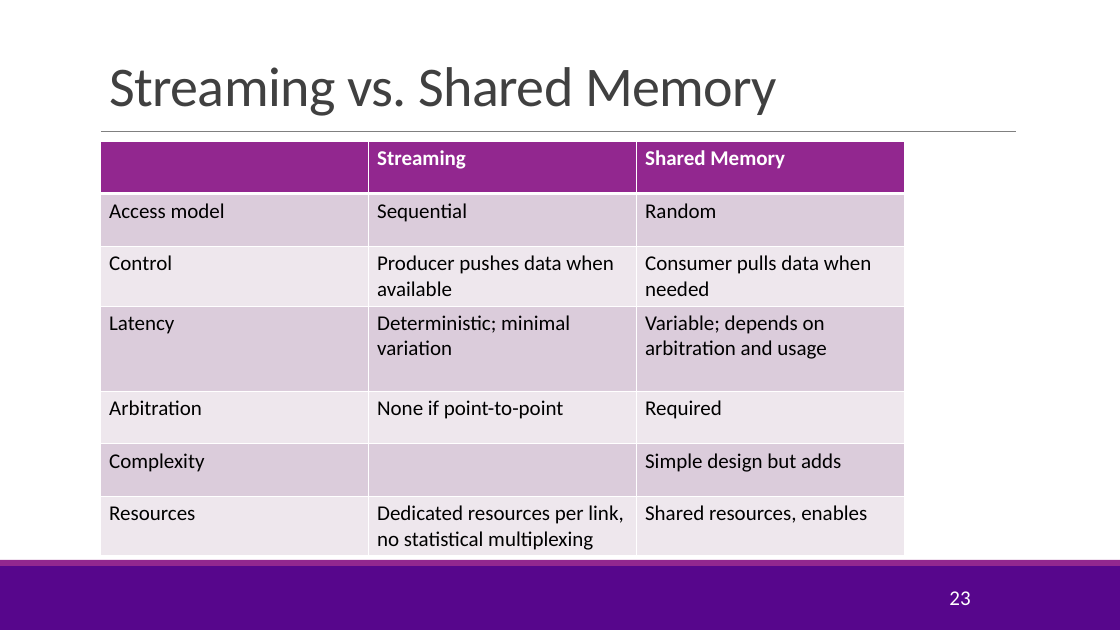
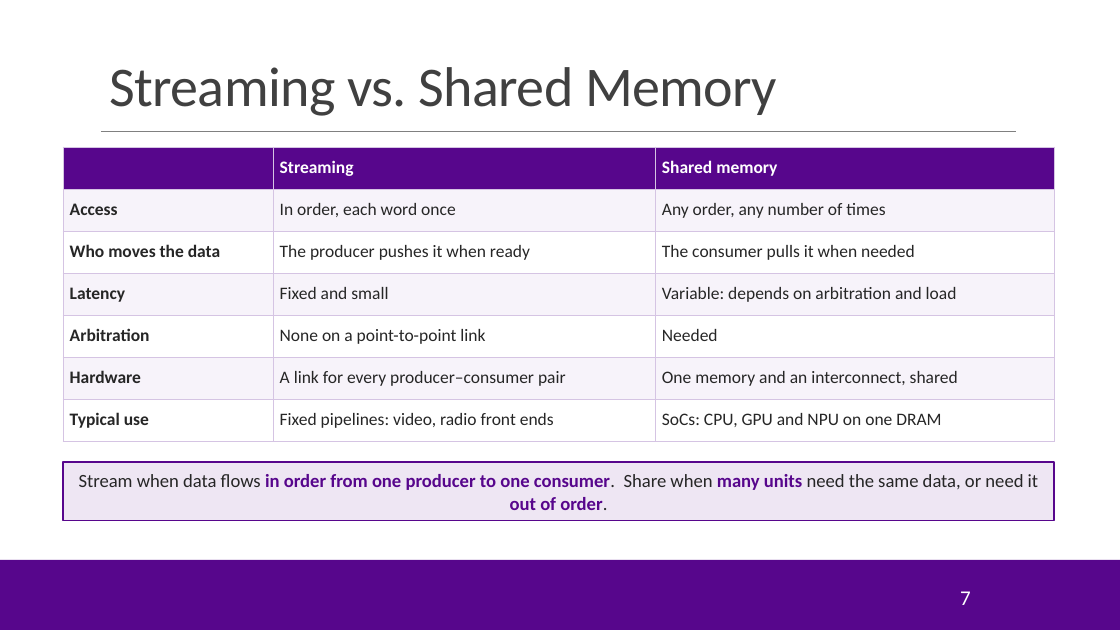
Before and after one commit to sdrangan/hwdesign, a slide deck: slide 7 of units/unit09_sharedmem/sharedmem.pptx (slide 23 before the commit). Drawn at 1120x630 pixels with LibreOffice and Linux fonts; fonts in the diff are those of the drawing; background and template pictures are left out. Boxes give left, top, right and bottom in pixels: in the first picture for what was removed or moved away, otherwise in the second. Text is boxed around its words. In the diff, an @@ line names an element or a change of style, - is before the commit and + after.

```diff
--- a/units/unit09_sharedmem/sharedmem.pptx
+++ b/units/unit09_sharedmem/sharedmem.pptx
@@ table at <box>63,147,1054,441</box> @@
-row 1, column 3: Shared Memory
+row 1, column 3: Shared memory
-row 2: Access model | Sequential | Random
+row 2: Access | In order, each word once | Any order, any number of times
-row 3: Control | Producer pushes data when available | Consumer pulls data when needed
+row 3: Who moves the data | The producer pushes it when ready | The consumer pulls it when needed
-row 4, column 2: Deterministic; minimal variation
+row 4, column 2: Fixed and small
-row 4, column 3: Variable; depends on arbitration and usage
+row 4, column 3: Variable: depends on arbitration and load
-row 5, column 2: None if point-to-point
+row 5, column 2: None on a point-to-point link
-row 5, column 3: Required
+row 5, column 3: Needed
-row 6: Complexity |  | Simple design but adds
+row 6: Hardware | A link for every producer–consumer pair | One memory and an interconnect, shared
-row 7: Resources | Dedicated resources per link, no statistical multiplexing | Shared resources, enables
+row 7: Typical use | Fixed pipelines: video, radio front ends | SoCs: CPU, GPU and NPU on one DRAM
@@ fill #92278F to #57068C in row 1 @@
@@ fill #DCCDDB to #F7F3FA in 9 cells @@
@@ fill #EEE8EE to #FFFFFF in 9 cells @@
@@ size 18 to 15 pt in "Streaming", "Latency", "Arbitration" @@
@@ text colour #000000 to #262626, bold on in "Latency", "Arbitration" @@
@@ borders changed @@
@@ table: place and size @@
-table at <box>101,141,905,554</box>
+table at <box>63,147,1054,441</box>
@@ rectangle added at <box>63,462,1054,521</box>, fill #EEE6F3, outline #57068C 1.25 pt, 16 pt, text #262626 @@
+Stream when data flows in order from one producer to one consumer. Share when many units need the same data, or need it out of order.
@@ rectangle at <box>0,560,1120,565</box>: fill #92278F to #57068C @@
@@ page number at <box>960,591,971,605</box>: text changed @@
-23
+7
```
Also in this commit, not shown: 14 other slides changed, 10 slides added, 32 slides removed, 1 other file.
